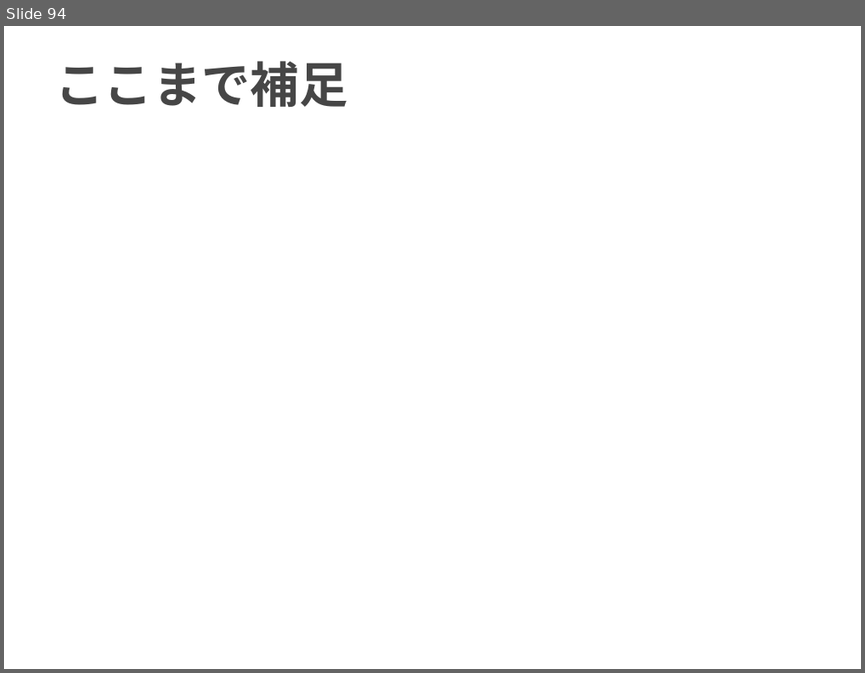
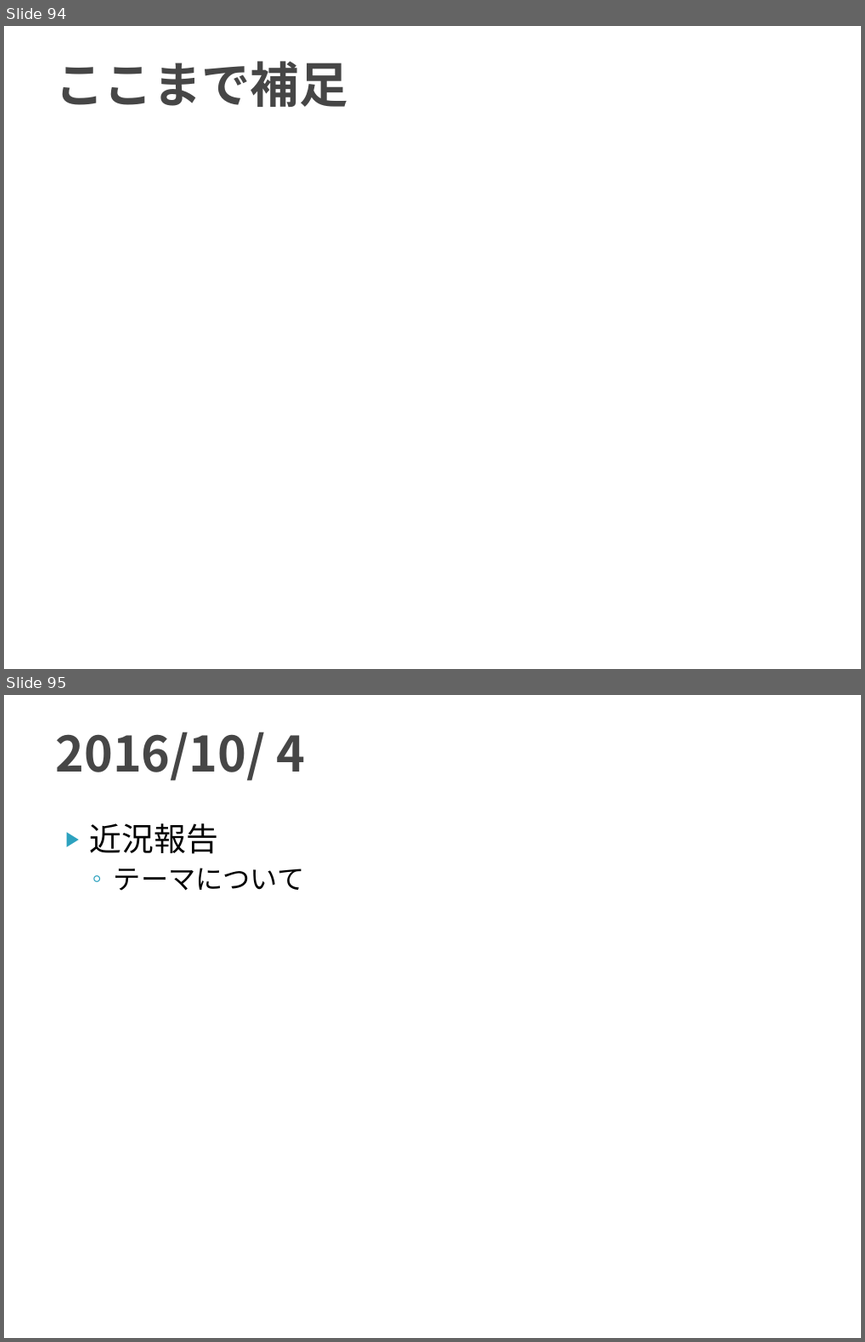
Before and after one commit to TetsuyaKomota/GitforEclipseTest, a slide deck: IntentionLearning_v3/slide/discussion2016.pptx. Shown one above the other, each under a label of ours: slide 94 before the commit, slides 94 and 95 after it. The pictures are 865x673 and 865x1342 pixels, drawn with LibreOffice and Linux fonts; fonts in the diff are those of the drawing. Boxes give left, top, right and bottom in pixels: in the first picture for what was removed or moved away, otherwise in the second. Text is boxed around its words. In the diff, an @@ line names an element or a change of style, - is before the commit and + after.

```diff
--- a/IntentionLearning_v3/slide/discussion2016.pptx
+++ b/IntentionLearning_v3/slide/discussion2016.pptx
@@ slide 95 added at [4, 695, 861, 1338], background #FFFFFF @@
@@ title added at [55, 732, 306, 781], 41 pt, text #464646, bold @@
+2016/10/ 4
@@ text added at [90, 823, 304, 891], 23 pt, text #000000 @@
+▶ 近況報告
+  ◦ テーマについて
```
Also in this commit, not shown: 4 slides changed, 5 other slides added.
